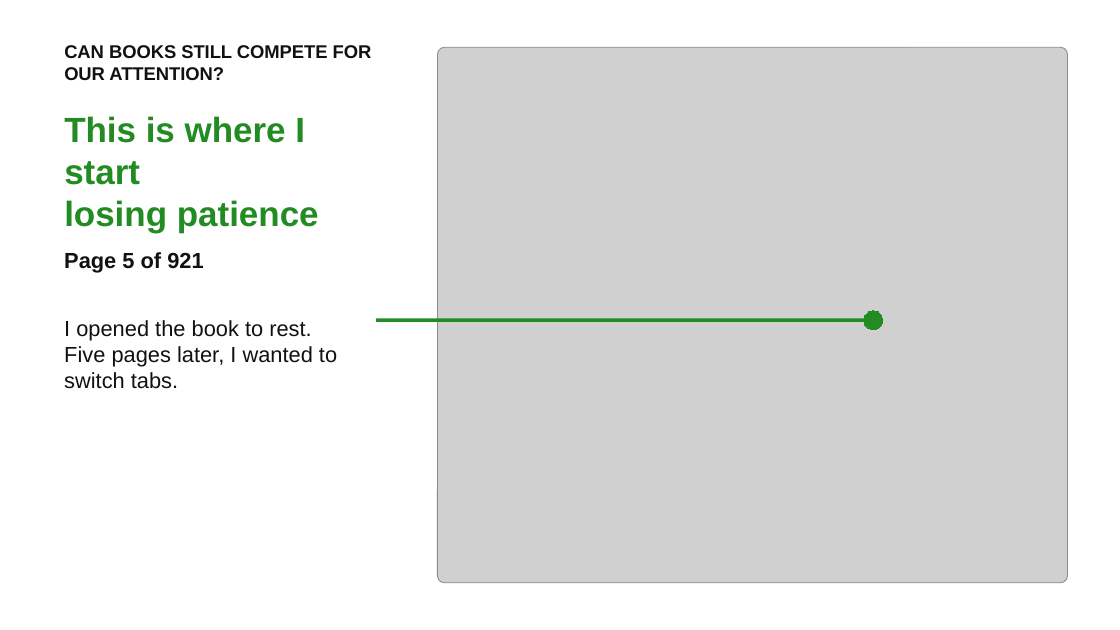
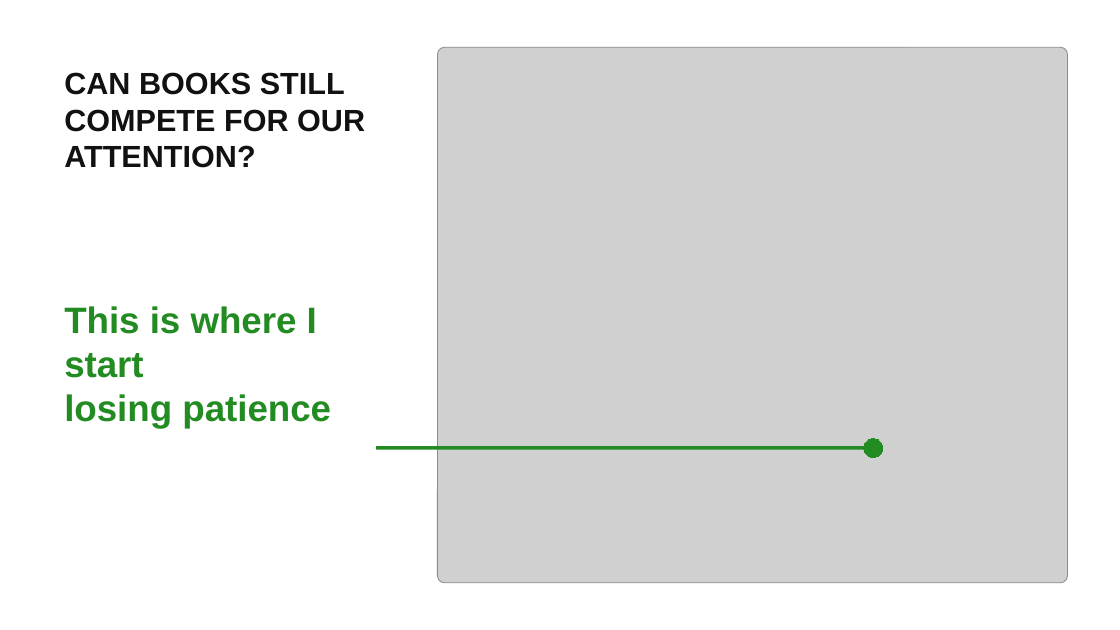
Before and after one commit to yIRaNli-lyr/yiran-li-tswd-portfolio, a slide deck: slide 1 of final-project-assets/reading-attention-storyboard.pptx. Drawn at 1120x630 pixels with LibreOffice and Linux fonts; fonts in the diff are those of the drawing; grey boxes stand for pictures. Boxes give left, top, right and bottom in pixels: in the first picture for what was removed or moved away, otherwise in the second. Text is boxed around its words. In the diff, an @@ line names an element or a change of style, - is before the commit and + after.

```diff
--- a/final-project-assets/reading-attention-storyboard.pptx
+++ b/final-project-assets/reading-attention-storyboard.pptx
@@ text at [64,72,365,168]: text changed; size 15.8 to 26.2 pt @@
-CAN BOOKS STILL COMPETE FOR OUR ATTENTION?
+CAN BOOKS STILL
+COMPETE FOR OUR
+ATTENTION?
@@ text removed at [64,252,203,273] @@
-Page 5 of 921
@@ text "This is where I start": place and size @@
-text "This is where I start" at [64,116,319,233]
+text "This is where I start" at [64,306,331,429]
@@ text "This is where I start" at [64,306,331,429]: size 30 to 31.5 pt @@
@@ text removed at [64,320,337,389] @@
-I opened the book to rest.
-Five pages later, I wanted to switch tabs.
@@ rectangle: place and size @@
-rectangle at [376,318,872,322]
+rectangle at [376,446,872,450]
@@ ellipse: place and size @@
-ellipse at [864,311,883,330]
+ellipse at [864,439,883,458]
```
Also in this commit, not shown: 1 other file.
